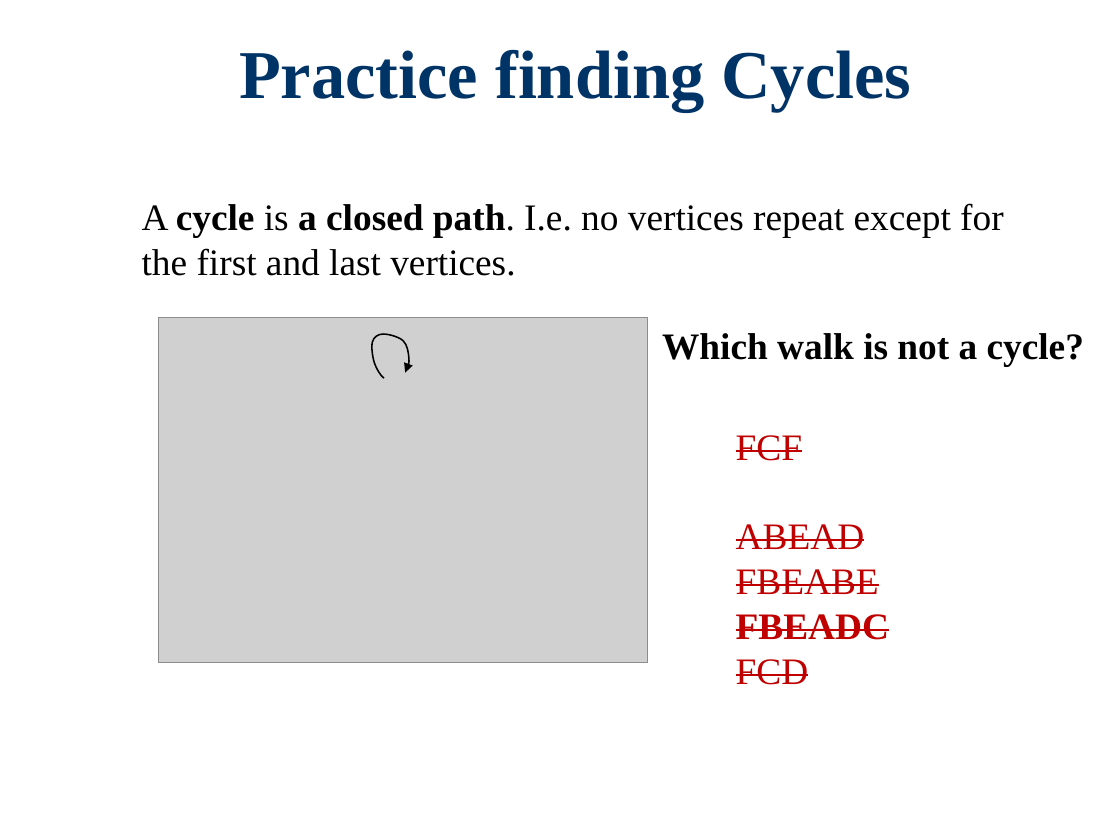
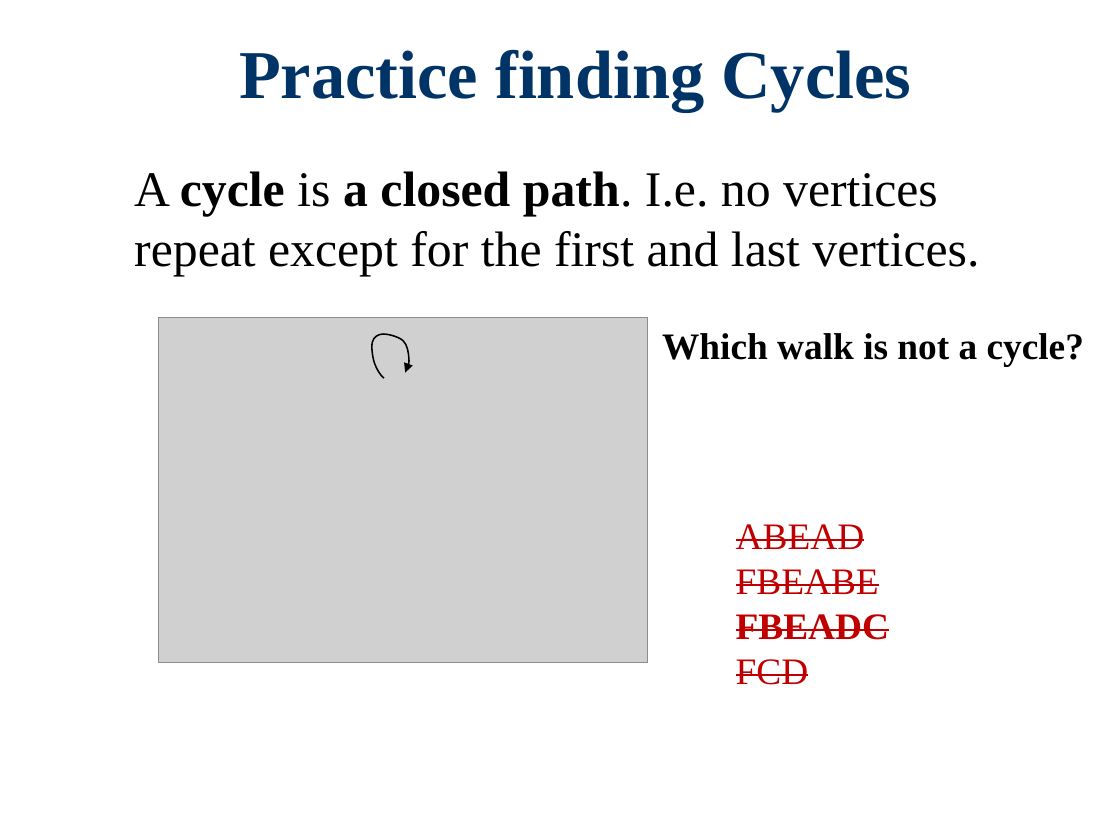
Before and after one commit to Cy-FairCS/cs3, a slide deck: slide 40 of u09a_graphTheory/notes/0 Graph Theory Terminology/Graph Theory Terms.pptx (slide 30 before the commit). Drawn at 1120x840 pixels with LibreOffice and Linux fonts; fonts in the diff are those of the drawing; grey boxes stand for pictures; background and template pictures are left out. Boxes give left, top, right and bottom in pixels: in the first picture for what was removed or moved away, otherwise in the second. Text is boxed around its words. In the diff, an @@ line names an element or a change of style, - is before the commit and + after.

```diff
--- a/u09a_graphTheory/notes/0 Graph Theory Terminology/Graph Theory Terms.pptx
+++ b/u09a_graphTheory/notes/0 Graph Theory Terminology/Graph Theory Terms.pptx
@@ text "A cycle is a closed ...": place and size @@
-text "A cycle is a closed ..." at [142, 203, 1004, 276]
+text "A cycle is a closed ..." at [134, 171, 979, 276]
@@ text "A cycle is a closed ..." at [134, 171, 979, 276]: size 24 to 32 pt @@
@@ text "AA" at [736, 524, 889, 685]: bold on, strikethrough off in "FCF" @@
@@ text at [725, 373, 903, 701]: paragraph removed @@
-FCF
```
Also in this commit, not shown: 12 other slides changed, 6 slides added.
